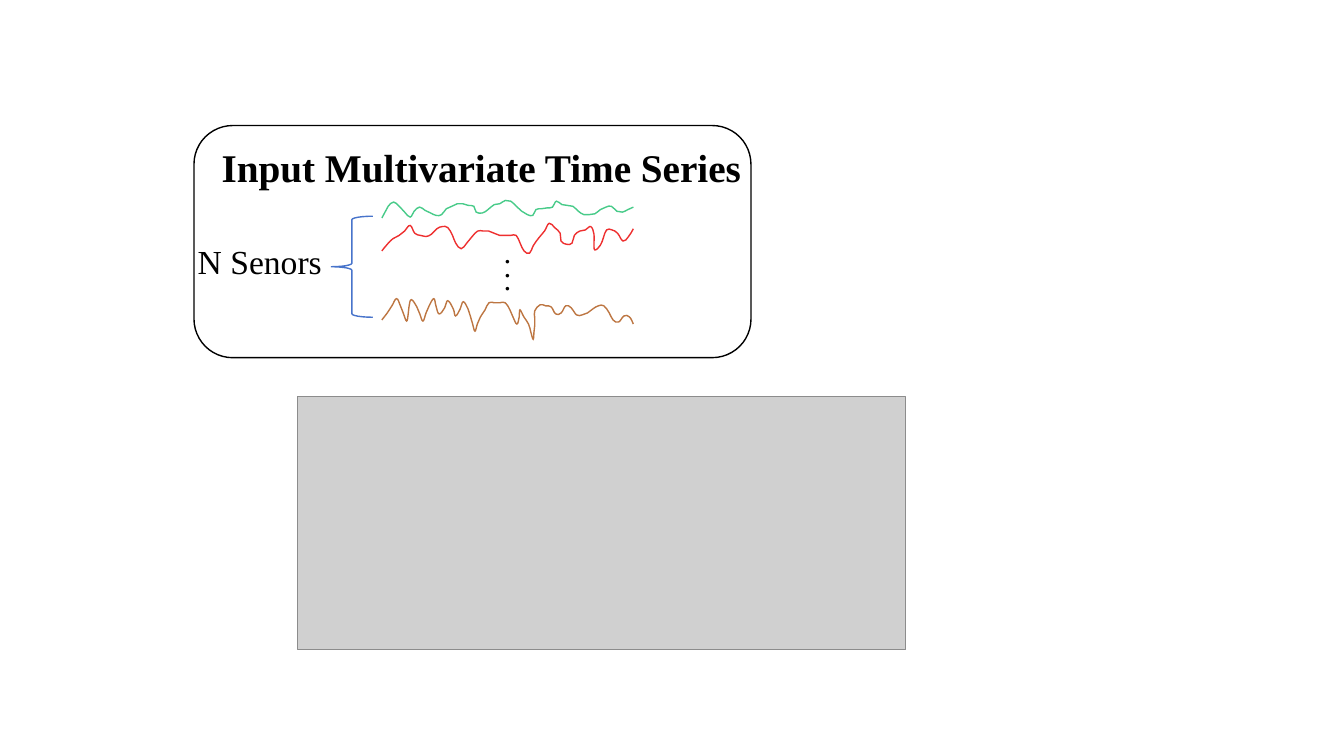
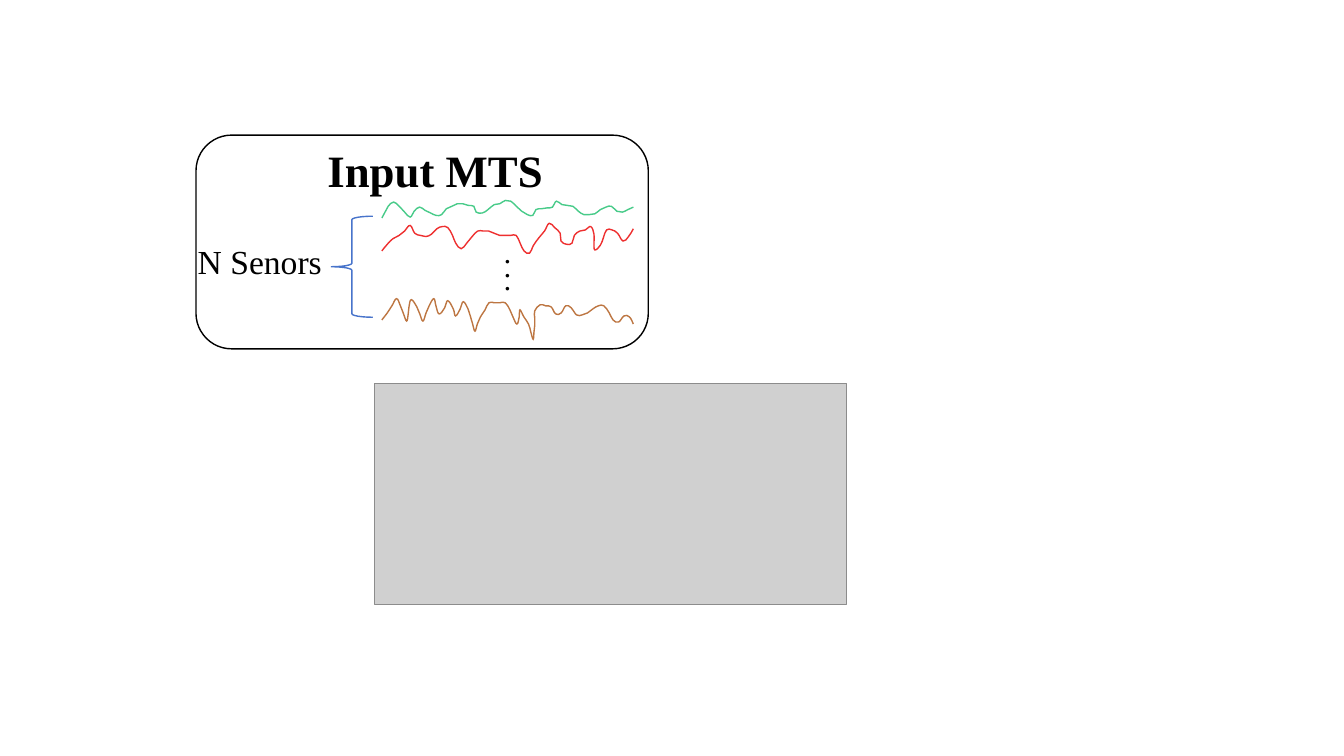
Before and after one commit to wuchenhu98/lunwen, a slide deck: slide 11 of 论文插图.pptx (slide 1 before the commit). Drawn at 1344x756 pixels with LibreOffice and Linux fonts; fonts in the diff are those of the drawing; grey boxes stand for pictures. Boxes give left, top, right and bottom in pixels: in the first picture for what was removed or moved away, otherwise in the second. Text is boxed around its words. In the diff, an @@ line names an element or a change of style, - is before the commit and + after.

```diff
--- a/论文插图.pptx
+++ b/论文插图.pptx
@@ rounded rectangle: place and size @@
-rounded rectangle at [194,126,751,358]
+rounded rectangle at [196,135,648,349]
@@ text at [327,157,543,197]: text changed; size 28 to 32 pt @@
-Input Multivariate Time Series
+Input MTS
@@ picture: place and size @@
-picture at [297,397,905,650]
+picture at [375,383,847,604]
```
Also in this commit, not shown: 4 other slides changed, 3 slides added, 3 slides removed, 1 other file.
